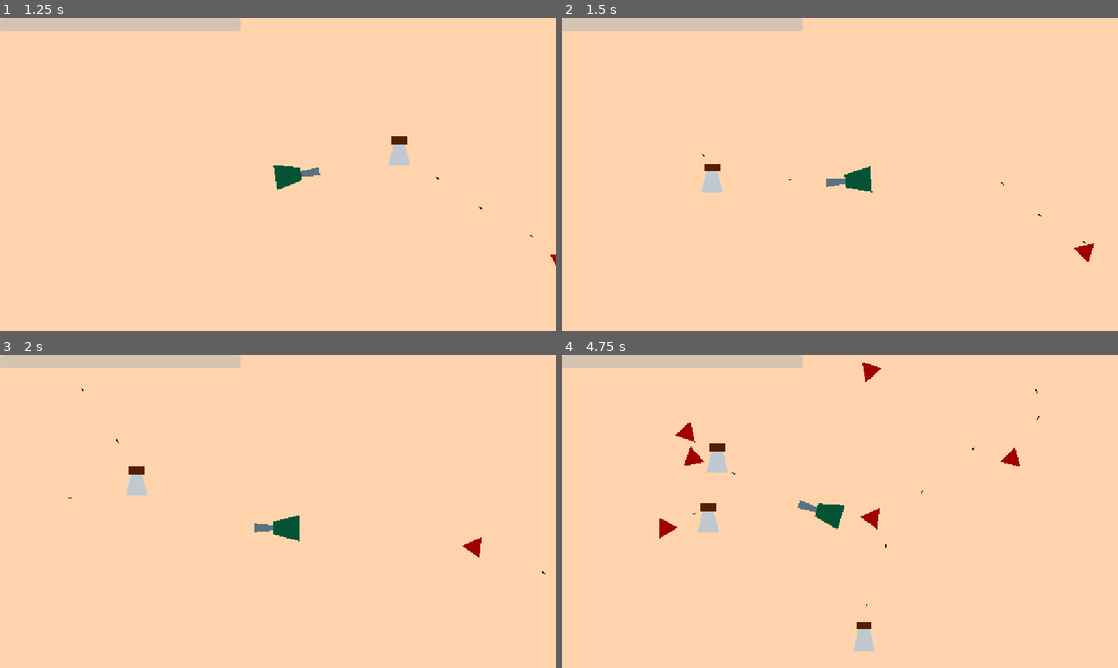
Above: before the commit, frames 1-4 (two rows, left to right).
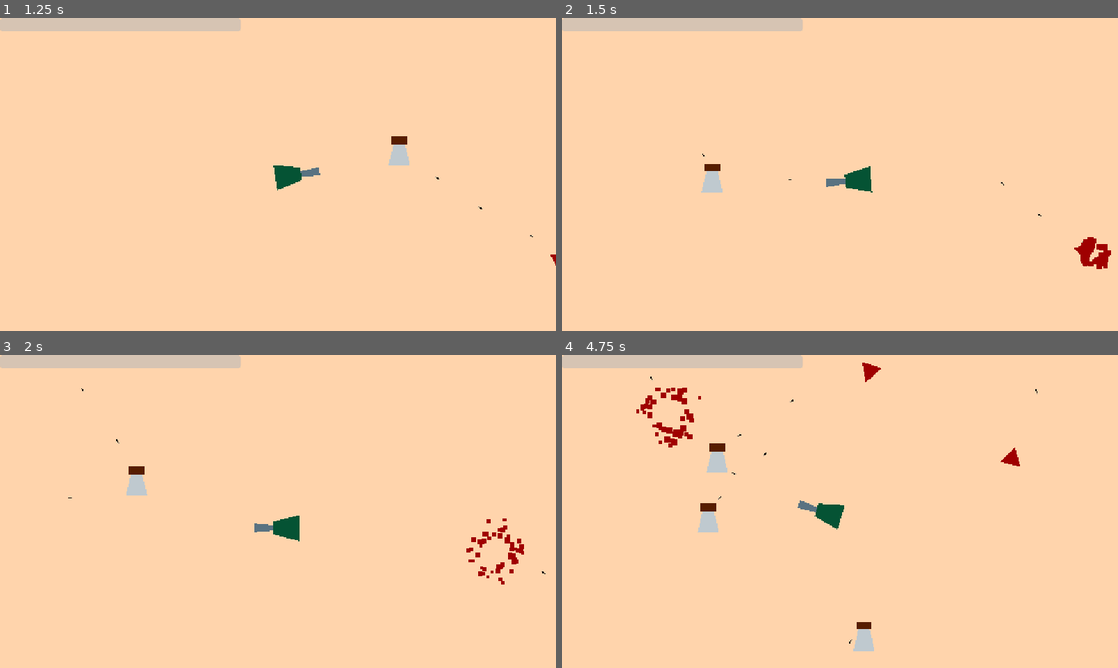
Above: after the commit, the same moments.

Repository: Crash-Out-Engine/NUS-Orbital-2025
Game: Godot game, scene res://scenes/game.tscn
Same seed, same stepped clock (60 frames per second), same inputs: the game is played once before the commit and once after it.
Inputs (mouse positions are in pixels of both pictures, inside the frame that each line leads up to):
- Up to frame 1 (1.25 s): tap Enter at 0.5 s; move the mouse to (400, 158) at 0.52 s; hold D (right) from 0.53 s (still down); hold Shift (add turret) from 0.53 s (still down)
- Up to frame 2 (1.5 s): move the mouse to (728, 190) at 1.27 s; release D (right) at 1.28 s; release Shift (add turret) at 1.28 s; hold S (down) from 1.28 s (still down); click (728, 190) at 1.35 s
- Up to frame 3 (2 s): keep holding S (down)
- Up to frame 4 (4.75 s): move the mouse to (895, 442) at 2.02 s; release S (down) at 2.03 s; hold D (right) 2.03-2.78 s; hold Shift (add turret) 2.03-2.78 s; move the mouse to (812, 574) at 2.77 s; hold W (up) 2.78-3.53 s; click (812, 574) at 2.85 s; move the mouse to (1006, 558) at 3.52 s; hold Shift (add turret) 3.53-4.28 s; hold A (left) from 3.53 s (still down); move the mouse to (673, 464) at 4.27 s; click (673, 464) at 4.35 s

Frame 1 is identical in both runs. In frame 2, 0.3% of the frame differs, in the area x 93-99%, y 70-81%; in frame 3, 0.5%; in frame 4, 0.9%, in the area x 13-86%, y 6-93%.

Commit message:
feat: performance enhancements

Diff:
--- a/scenes/explosion.tscn
+++ b/scenes/explosion.tscn
@@ -1,4 +1,6 @@
-[gd_scene load_steps=2 format=3 uid="uid://1l4u8mpvfnlt"]
+[gd_scene load_steps=3 format=3 uid="uid://1l4u8mpvfnlt"]
+
+[ext_resource type="Script" uid="uid://do6ysie748p4j" path="res://scripts/explosion.gd" id="1_17npe"]
 
 [sub_resource type="Curve" id="Curve_3oo6d"]
 _data = [Vector2(0, 1), 0.0, 0.0, 0, 0, Vector2(1, 0), 0.0, 0.0, 0, 0]
@@ -18,3 +20,6 @@
 scale_amount_max = 20.0
 scale_amount_curve = SubResource("Curve_3oo6d")
 color = Color(0.627451, 0, 0.00392157, 1)
+script = ExtResource("1_17npe")
+
+[connection signal="finished" from="." to="." method="_on_finished"]
--- a/scenes/game.tscn
+++ b/scenes/game.tscn
@@ -19,10 +19,6 @@
 
 [node name="WorldEnvironment" type="WorldEnvironment" parent="."]
 environment = SubResource("Environment_yqjtg")
-
-[node name="Allies" type="Node" parent="."]
-
-[node name="Enemies" type="Node" parent="."]
 
 [node name="Misc" type="Node" parent="."]
 
--- a/scenes/turret.tscn
+++ b/scenes/turret.tscn
@@ -1,9 +1,10 @@
-[gd_scene load_steps=7 format=3 uid="uid://iqyedsof74fp"]
+[gd_scene load_steps=8 format=3 uid="uid://iqyedsof74fp"]
 
 [ext_resource type="Script" uid="uid://d8jbrtwr3jw" path="res://scripts/turret.gd" id="1_x3mc5"]
 [ext_resource type="Script" uid="uid://wwqkkrfhwiyn" path="res://scripts/components/hitbox.gd" id="2_el7wl"]
 [ext_resource type="Script" uid="uid://cwdm3dvyba0l3" path="res://scripts/components/effectable/ranged_cooldown.gd" id="3_pp6j5"]
 [ext_resource type="Script" uid="uid://bqsxrr4x407ln" path="res://scripts/components/ranged.gd" id="4_6fjxm"]
+[ext_resource type="Script" uid="uid://b2im78b7p3db5" path="res://scripts/effect_mod_preset.gd" id="5_dirdf"]
 [ext_resource type="Script" uid="uid://bwysxkiq506ps" path="res://scripts/components/effectable/target_priority.gd" id="6_dirdf"]
 
 [sub_resource type="CapsuleShape2D" id="CapsuleShape2D_fowog"]
@@ -36,12 +37,19 @@
 script = ExtResource("3_pp6j5")
 ranged_cooldown = 0.2
 
-[node name="Ranged" type="Node2D" parent="." node_paths=PackedStringArray("ranged_cooldown", "barrel", "target_priority")]
+[node name="Ranged" type="Node2D" parent="." node_paths=PackedStringArray("ranged_cooldown", "barrel", "target_priority", "effect_mods")]
 script = ExtResource("4_6fjxm")
 ranged_cooldown = NodePath("../RangedCooldown")
 barrel = NodePath("../Polygon2D2")
 target_priority = NodePath("../TargetPriority")
+effect_mods = [NodePath("EffectModPreset")]
+active = true
 metadata/_custom_type_script = "uid://bqsxrr4x407ln"
+
+[node name="EffectModPreset" type="Node" parent="Ranged"]
+script = ExtResource("5_dirdf")
+mod_name = "base damage"
+metadata/_custom_type_script = "uid://b2im78b7p3db5"
 
 [node name="TargetPriority" type="Node" parent="."]
 script = ExtResource("6_dirdf")
--- a/scripts/effect_mod_preset.gd
+++ b/scripts/effect_mod_preset.gd
@@ -1,8 +1,4 @@
 class_name EffectModPreset extends EffectMod
-
-var _current_effects: Dictionary[String, Effect] = {
-	"HealthEffect": _create_effect("HealthEffect", -1, 0, -3.0)
-}
 
 @export var mod_name: String
 
--- /dev/null
+++ b/scripts/explosion.gd
@@ -0,0 +1,5 @@
+extends CPUParticles2D
+
+
+func _on_finished() -> void:
+	queue_free()
--- a/scripts/turret.gd
+++ b/scripts/turret.gd
@@ -4,11 +4,5 @@
 
 var target_provider: TargetProvider = null
 
-func _ready() -> void:
-	ranged.active = true
-	ranged.effect_mods.append_array([
-		HealthEffect.create_instant(1.0),
-	])
-
 func set_collidable(value: bool) -> void:
 	$CollisionShape2D.set_deferred("disabled", not value)
Not shown, added: scripts/explosion.gd.uid
